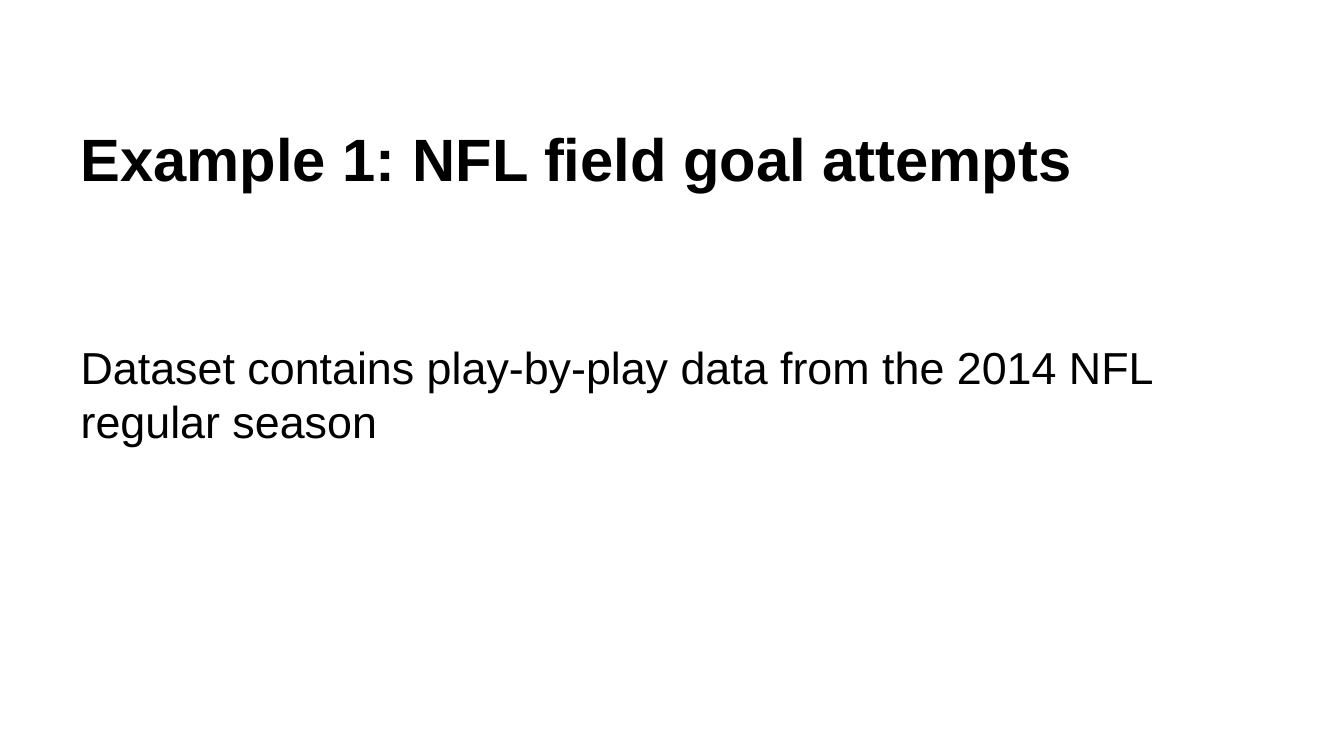
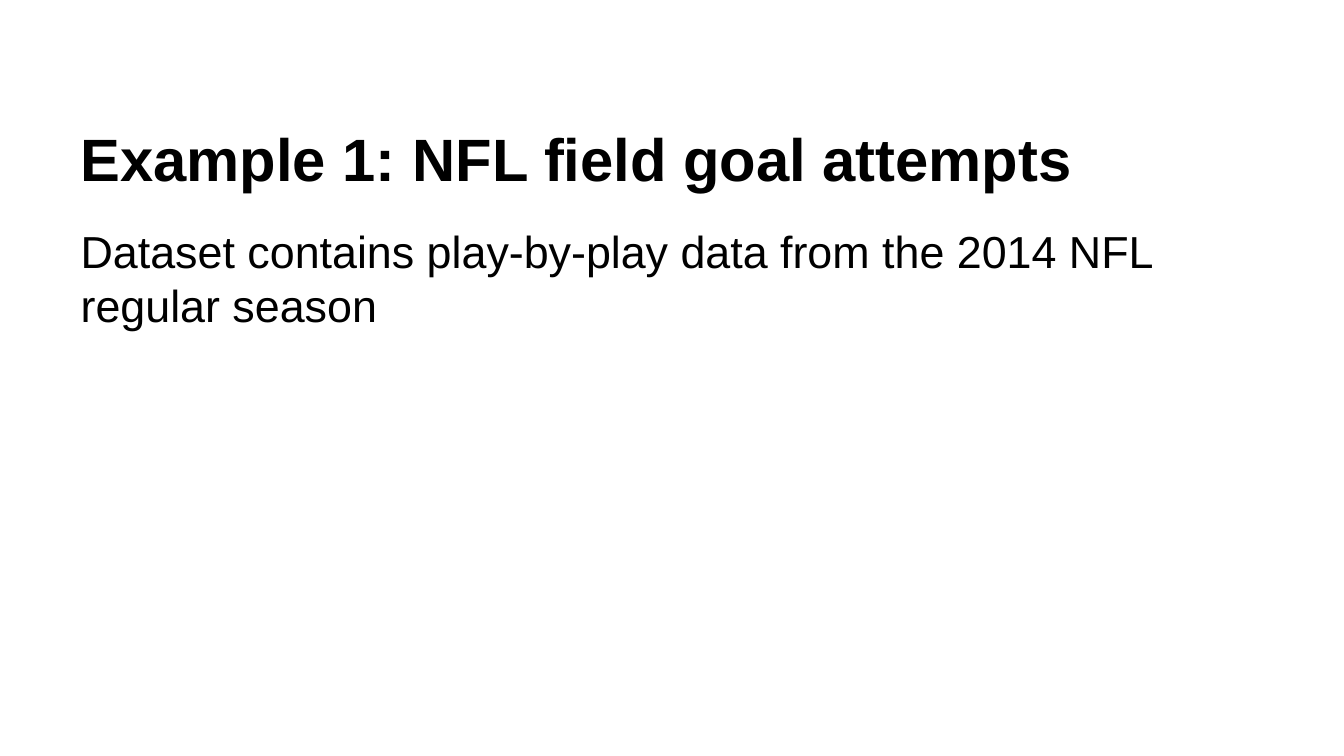
Before and after one commit to krisawilson/knn-workshop-spr25, a slide deck: slide 66 of k-nearest-neighbors.pptx. Drawn at 1344x756 pixels with LibreOffice and Linux fonts; fonts in the diff are those of the drawing; background and template pictures are left out. Boxes give left, top, right and bottom in pixels: in the first picture for what was removed or moved away, otherwise in the second. Text is boxed around its words. In the diff, an @@ line names an element or a change of style, - is before the commit and + after.

```diff
--- a/k-nearest-neighbors.pptx
+++ b/k-nearest-neighbors.pptx
@@ text "Dataset contains play-by-play data from ...": place and size @@
-text "Dataset contains play-by-play data from ..." at bbox=[81, 351, 1154, 447]
+text "Dataset contains play-by-play data from ..." at bbox=[81, 235, 1154, 331]
```
Also in this commit, not shown: 1 other slide changed, 1 slide added, 1 other file.
